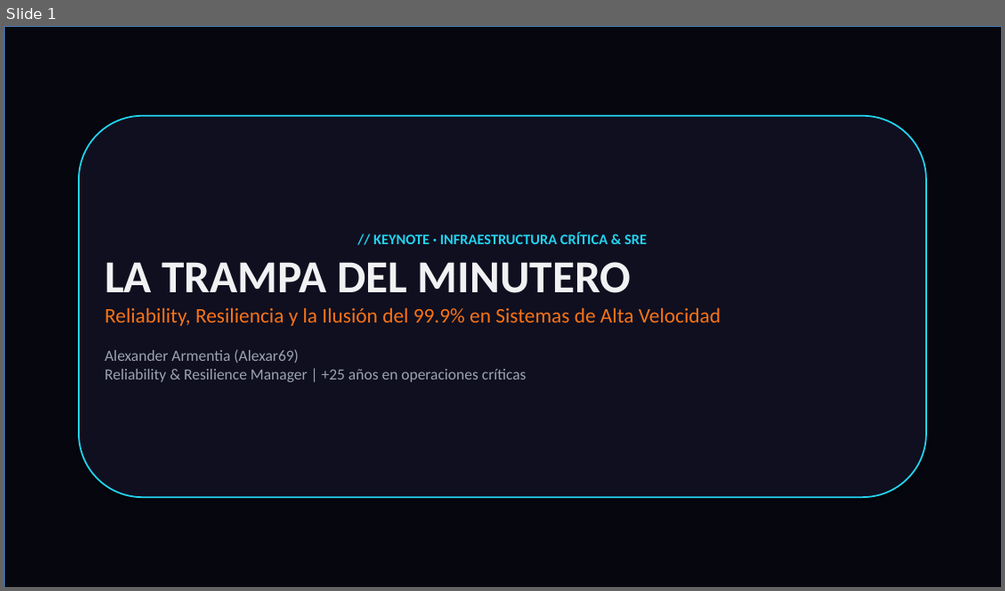
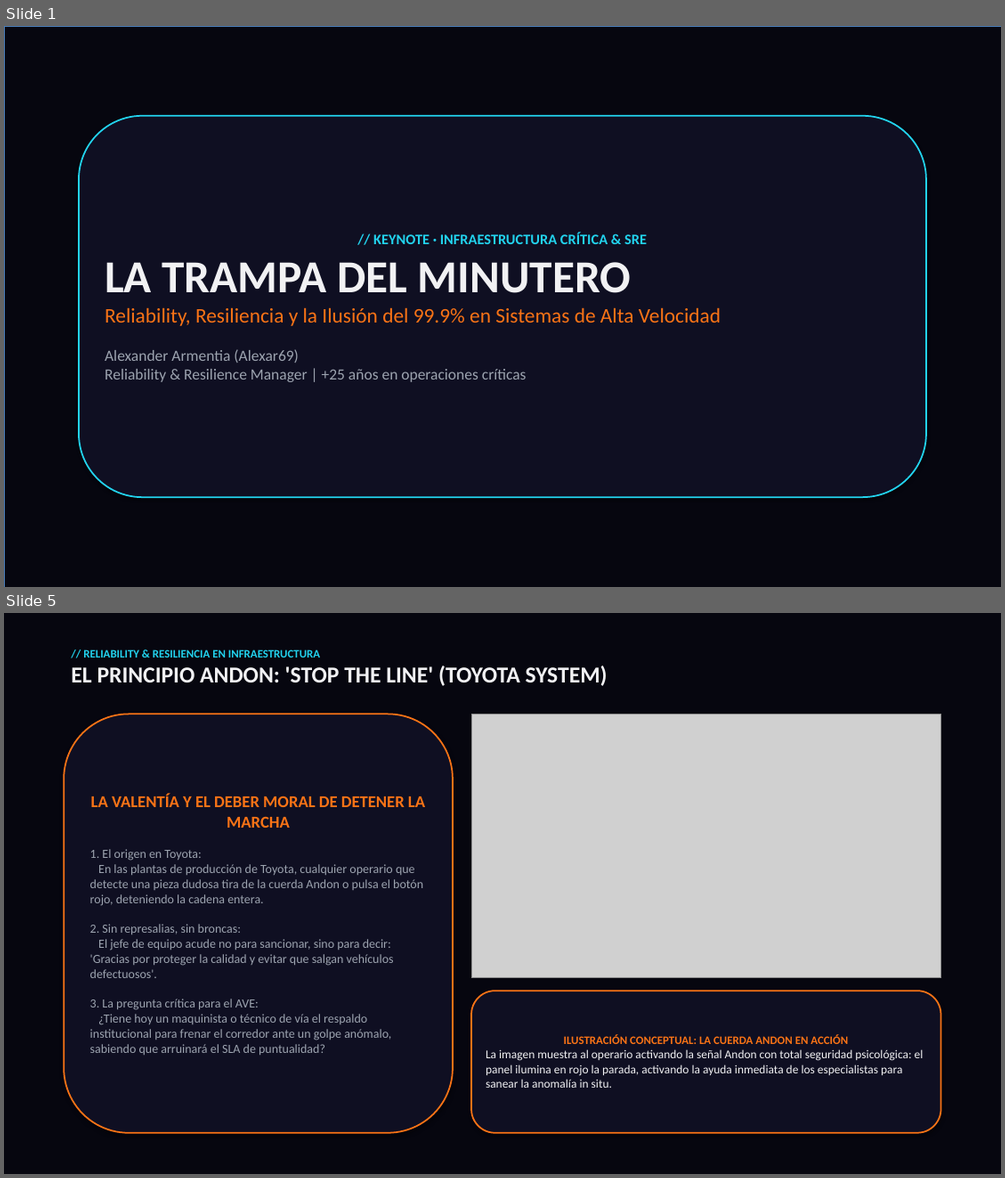
Before and after one commit to alexar69-pixel/alexar69-pixel.github.io, a slide deck: presentacion-reliability-resiliencia-adamuz-urda.pptx. Shown one above the other, each under a label of ours: slide 1 before the commit, slides 1 and 5 after it; the slides between them are not shown. The pictures are 1005x591 and 1005x1178 pixels, drawn with LibreOffice and Linux fonts; fonts in the diff are those of the drawing; grey boxes stand for pictures; background and template pictures are left out. Boxes give left, top, right and bottom in pixels: in the first picture for what was removed or moved away, otherwise in the second. Text is boxed around its words. In the diff, an @@ line names an element or a change of style, - is before the commit and + after.

Commit message:
feat(presentation): enrich deck with visual explanatory diagrams and Toyota Andon Stop the Line illustrations

```diff
--- a/presentacion-reliability-resiliencia-adamuz-urda.pptx
+++ b/presentacion-reliability-resiliencia-adamuz-urda.pptx
@@ slide 5 added at [4, 613, 1001, 1174], background #FFFFFF @@
@@ rectangle added at [4, 613, 1001, 1174], fill #06060F @@
@@ text added at [71, 649, 607, 686], 22 pt, text #F1F1F3, bold @@
+// RELIABILITY & RESILIENCIA EN INFRAESTRUCTURA
+EL PRINCIPIO ANDON: 'STOP THE LINE' (TOYOTA SYSTEM)
@@ rounded rectangle added at [64, 714, 453, 1133], fill #0F0F22, outline #F97316 1.5 pt, 12 pt, text #9CA3AF @@
+LA VALENTÍA Y EL DEBER MORAL DE DETENER LA MARCHA
+1. El origen en Toyota:
+En las plantas de producción de Toyota, cualquier operario que detecte una pieza dudosa tira de la cuerda Andon o pulsa el botón rojo, deteniendo la cadena entera.
+2. Sin represalias, sin broncas:
+El jefe de equipo acude no para sancionar, sino para decir: 'Gracias por proteger la calidad y evitar que salgan vehículos defectuosos'.
+3. La pregunta crítica para el AVE:
+¿Tiene hoy un maquinista o técnico de vía el respaldo institucional para frenar el corredor ante un golpe anómalo, sabiendo que arruinará el SLA de puntualidad?
@@ picture added at [471, 714, 941, 978] @@
@@ rounded rectangle added at [471, 990, 941, 1133], fill #0F0F22, outline #F97316 1.5 pt, 11.5 pt, text #F1F1F3 @@
+ILUSTRACIÓN CONCEPTUAL: LA CUERDA ANDON EN ACCIÓN
+La imagen muestra al operario activando la señal Andon con total seguridad psicológica: el panel ilumina en rojo la parada, activando la ayuda inmediata de los especialistas para sanear la anomalía in situ.
```
Also in this commit, not shown: 1 other slide changed, 6 other slides added, 6 slides removed, 12 other files.
